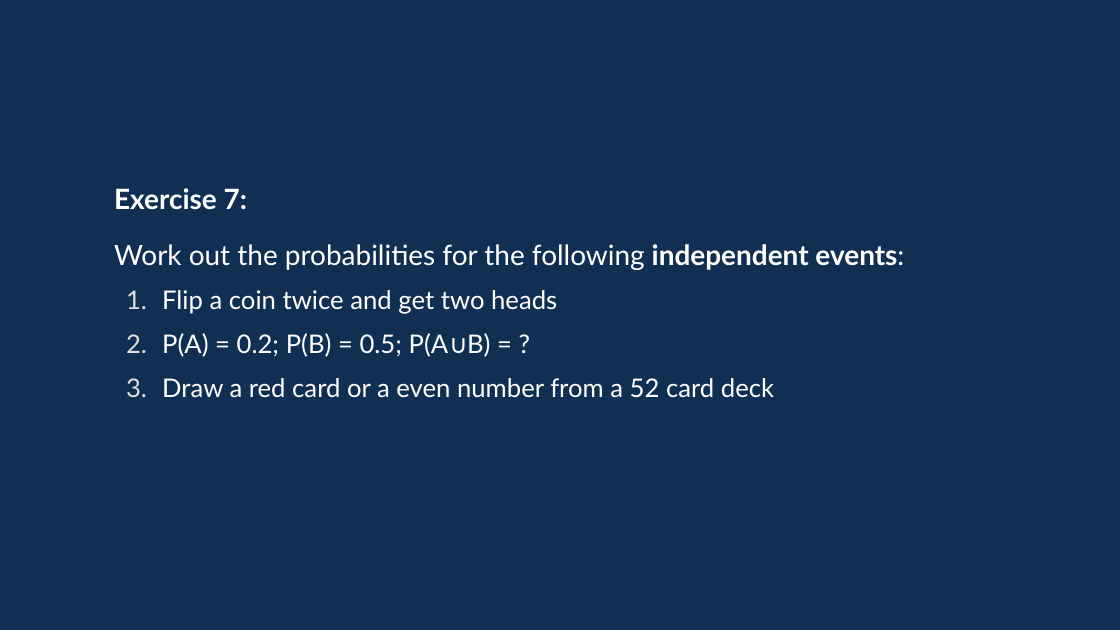
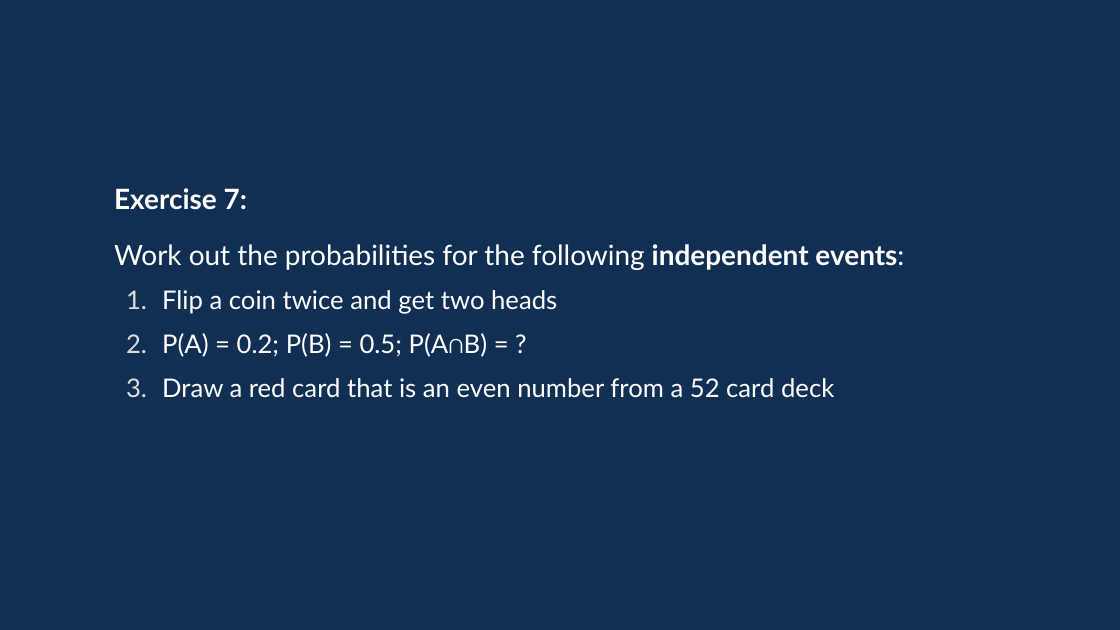
Before and after one commit to davidgundry/maths22-23, a slide deck: slide 32 of slides/maths-10-probability.odp. Drawn at 1120x630 pixels with LibreOffice and Linux fonts; fonts in the diff are those of the drawing. Boxes give left, top, right and bottom in pixels: in the first picture for what was removed or moved away, otherwise in the second. Text is boxed around its words. In the diff, an @@ line names an element or a change of style, - is before the commit and + after.

```diff
--- a/slides/maths-10-probability.odp
+++ b/slides/maths-10-probability.odp
@@ text at box(162, 333, 834, 398): text changed @@
-  2. P(A) = 0.2; P(B) = 0.5; P(A∪B) = ?
-  3. Draw a red card or a even number from a 52 card deck
+  2. P(A) = 0.2; P(B) = 0.5; P(A∩B) = ?
+  3. Draw a red card that is an even number from a 52 card deck
```
Also in this commit, not shown: 3 other slides changed, 1 other file.
